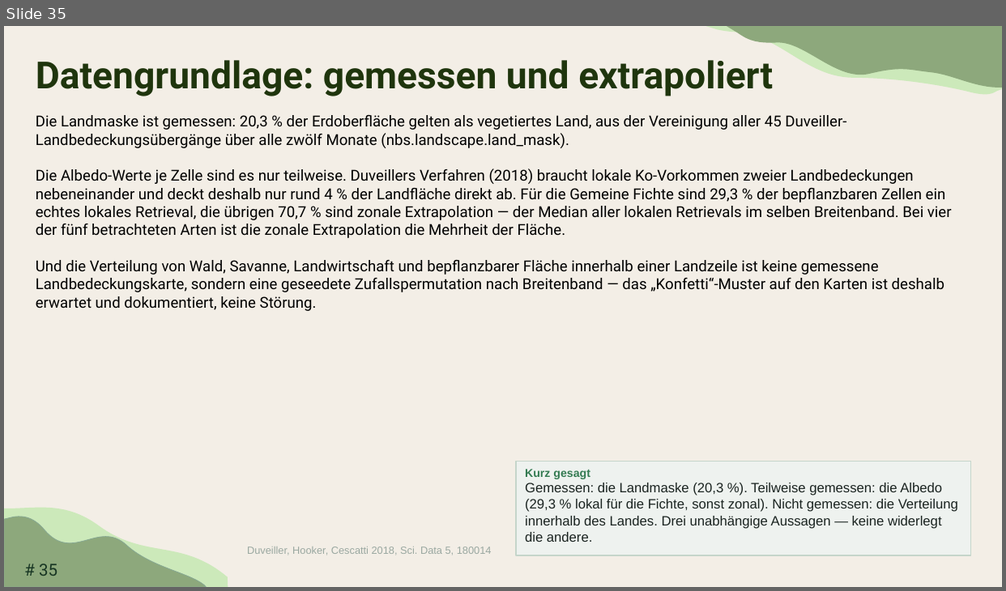
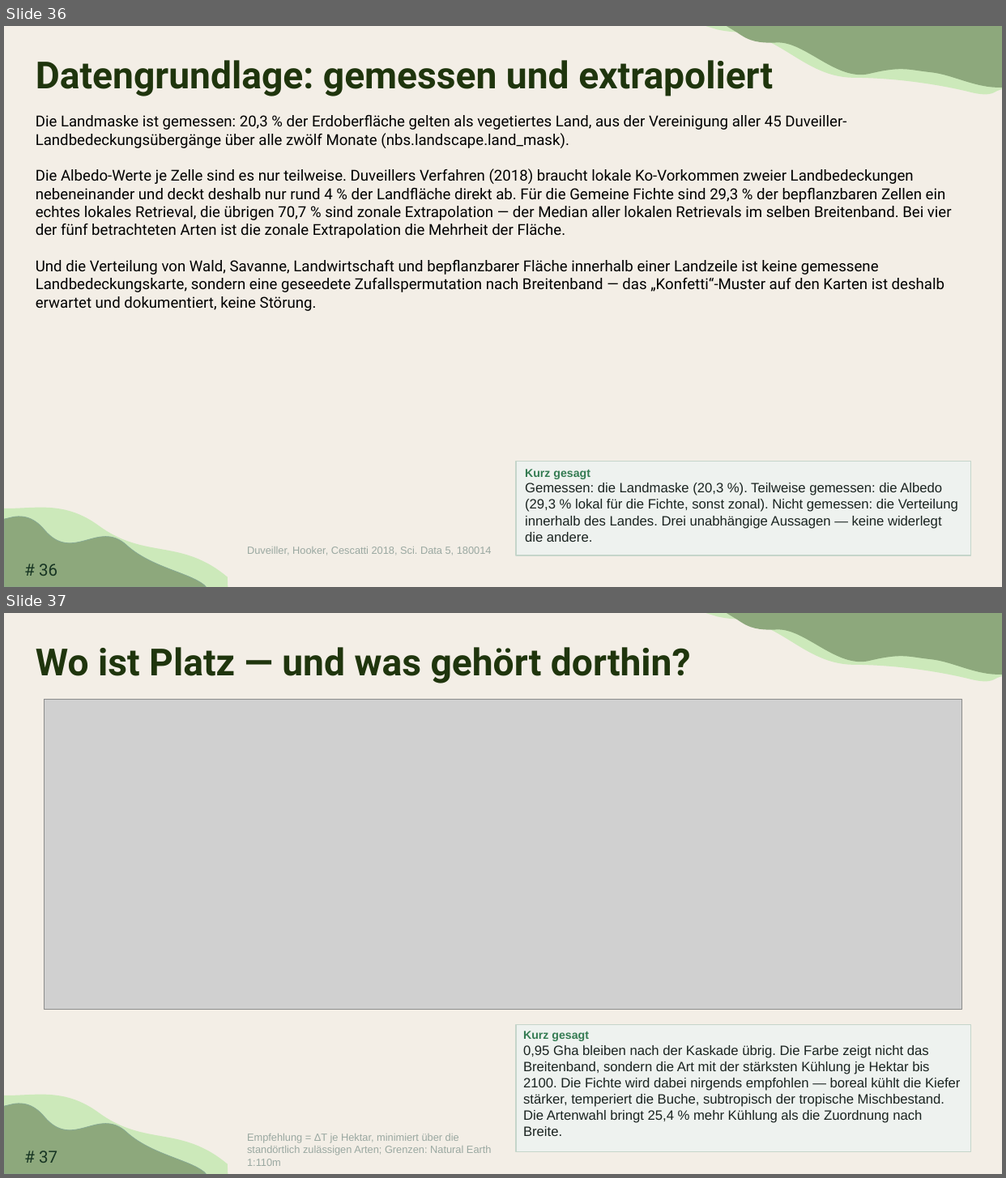
Before and after one commit to TimoDiepers/woodway, a slide deck: docs/slides/dissvortrag.pptx. Shown one above the other, each under a label of ours: slide 35 before the commit, slides 36 and 37 after it. The pictures are 1006x591 and 1006x1178 pixels, drawn with LibreOffice and Linux fonts; fonts in the diff are those of the drawing; grey boxes stand for pictures. Boxes give left, top, right and bottom in pixels: in the first picture for what was removed or moved away, otherwise in the second. Text is boxed around its words. In the diff, an @@ line names an element or a change of style, - is before the commit and + after.

Commit message:
feat(slides): planting-year slide, planting map, borders on the map figures
Deck goes 79 -> 81 slides:

* 32 "Wann pflanzen? Warten kostet doppelt" (results, after the ladder):
  the hazard curve with each cohort's window on it, stock with and without
  disturbance, and the two costs as numbers.
* 37 "Wo ist Platz - und was gehoert dorthin?" (potential, after the data
  slide): available area by recommended species, saturation carrying the
  available share of each 2-degree block, with the band assignment behind it
  as hollow bars.

The two existing map figures (t* map, sign map) are re-embedded with
coastlines and national borders. Both new figures lost their legend boxes to
the axis labels: wherever a box went it covered a bar or an annotation.

```diff
--- a/docs/slides/dissvortrag.pptx
+++ b/docs/slides/dissvortrag.pptx
@@ slide 37 added at [4, 613, 1002, 1174], background #F3EEE6; not listed: 5 template elements that a slide beside it also shows @@
@@ title added at [36, 647, 691, 683], 36 pt, text #1F350D, bold @@
+Wo ist Platz — und was gehört dorthin?
@@ picture added at [44, 699, 961, 1010] @@
@@ rectangle added at [516, 1024, 971, 1152], fill #EEF2EF, outline #C5D5CA 1 pt, 13 pt, text #1A2320 @@
+Kurz gesagt
+0,95 Gha bleiben nach der Kaskade übrig. Die Farbe zeigt nicht das Breitenband, sondern die Art mit der stärksten Kühlung je Hektar bis 2100. Die Fichte wird dabei nirgends empfohlen — boreal kühlt die Kiefer stärker, temperiert die Buche, subtropisch der tropische Mischbestand. Die Artenwahl bringt 25,4 % mehr Kühlung als die Zuordnung nach Breite.
@@ text added at [247, 1134, 492, 1166], 10 pt, text #9AA8A1 @@
+Empfehlung = ΔT je Hektar, minimiert über die standörtlich zulässigen Arten; Grenzen: Natural Earth 1:110m
@@ what was slide 35 is now slide 36 @@
@@ page number at [39, 564, 57, 576]: text changed @@
-# 35
+# 36
```
Also in this commit, not shown: 1 other slide added, 4 other files.
